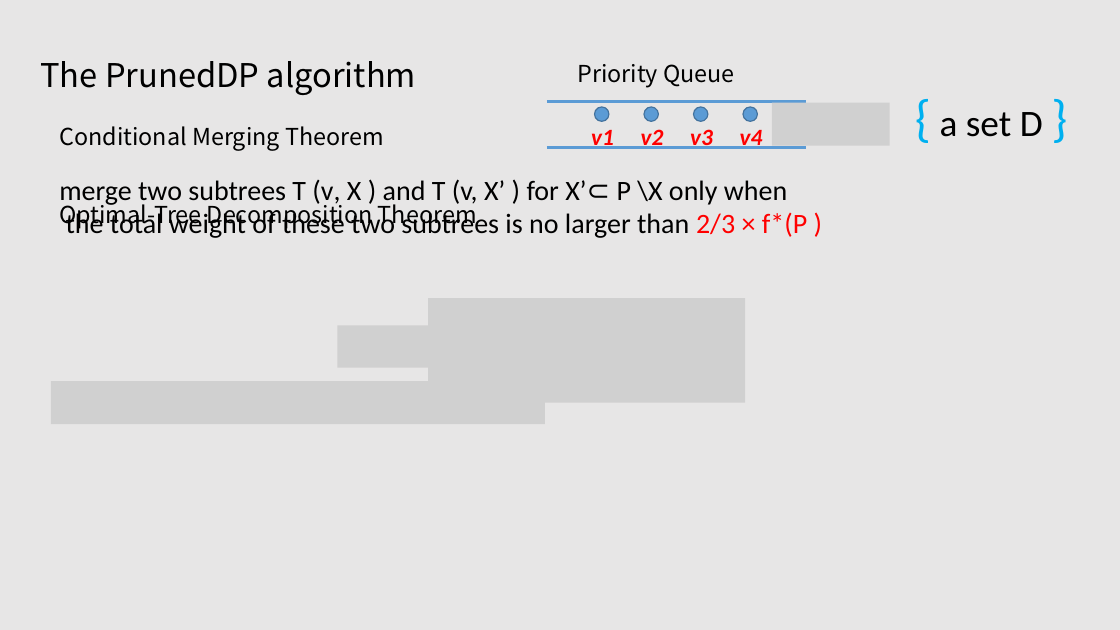
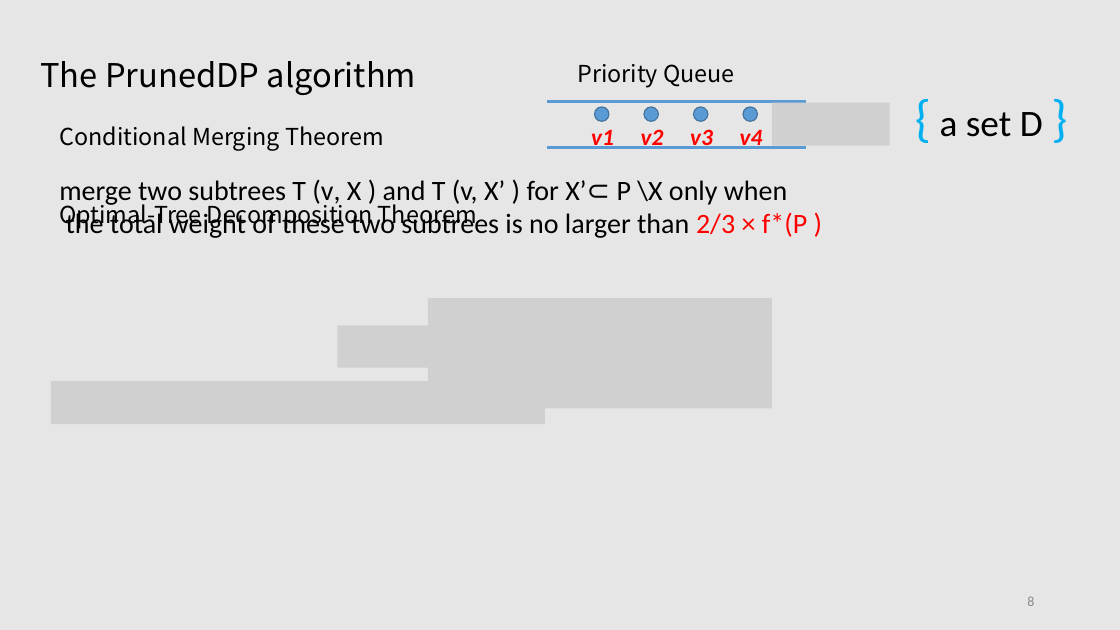
Before and after one commit to tianzhuwei/PPT, a slide deck: slide 8 of Efficient and Progressive GST Search.pptx. Drawn at 1120x630 pixels with LibreOffice and Linux fonts; fonts in the diff are those of the drawing; grey boxes stand for pictures. Boxes give left, top, right and bottom in pixels: in the first picture for what was removed or moved away, otherwise in the second. Text is boxed around its words. In the diff, an @@ line names an element or a change of style, - is before the commit and + after.

```diff
--- a/Efficient and Progressive GST Search.pptx
+++ b/Efficient and Progressive GST Search.pptx
@@ picture: place and size @@
-picture at [429, 298, 745, 402]
+picture at [429, 298, 772, 408]
@@ page number added at [1027, 596, 1034, 606], 12 pt, text #8C8C8C @@
+8
```
Also in this commit, not shown: 16 other slides changed, 1 slide added, 2 slides removed.
